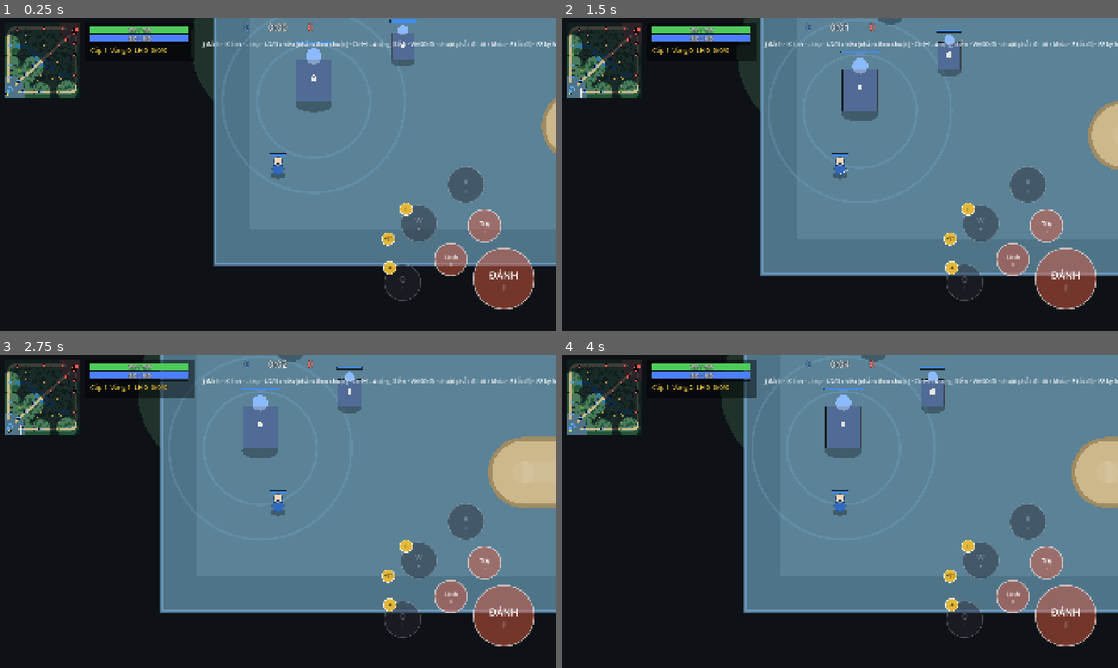
Above: before the commit, frames 1-4 (two rows, left to right).
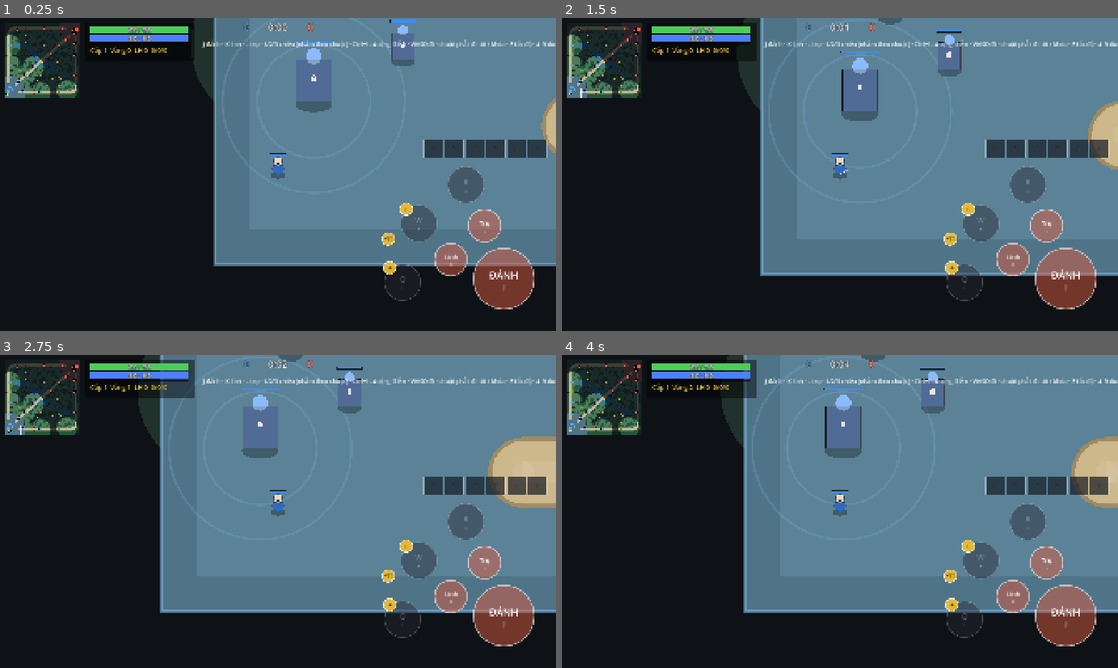
Above: after the commit, the same moments.

Repository: langhoangtien/clash-born-v2
Game: Godot game, scene res://app/match_scene.tscn
Same seed, same stepped clock (60 frames per second), same inputs: the game is played once before the commit and once after it. This scene is started directly instead of the project's main scene.
Inputs (mouse positions are in pixels of both pictures, inside the frame that each line leads up to):
- Up to frame 1 (0.25 s): no input
- Up to frame 2 (1.5 s): tap Enter at 0.5 s; drag from (656, 255) to (895, 105) at 0.52 s; drag from (1023, 237) to (812, 237) at 1.27 s
- Up to frame 3 (2.75 s): move the mouse to (461, 574) at 2.02 s; hold D from 2.03 s (still down); tap 6 at 2.1 s; click (461, 574) at 2.17 s; tap 7 at 2.3 s
- Up to frame 4 (4 s): release D at 2.75 s; drag from (606, 398) to (673, 464) at 2.77 s; move the mouse to (1006, 558) at 3.52 s; hold A from 3.53 s (still down); tap 8 at 3.6 s; click (1006, 558) at 3.67 s; tap 9 at 3.8 s

The runs differ from the first frame. In frame 1, 1.2% of the frame differs, in the area x 76-100%, y 7-45%; in frame 2, 1.2%; in frame 3, 1.2%; in frame 4, 1.2%.

Commit message:
M6.5a: ô đồ và dùng đồ (ITM-01..04, ITM-07/08, D-85)
- Items/ItemInstance: 6 ô, chỉ số theo ô (D-55), bị động một bản theo loại, hồi chiêu chung, charges
- dùng đồ = CAST ô 10+k; Rules.can_use_item (câm lặng không chặn)
- HUD ItemButtons (chạm để dùng), phím 4–9
- 475 test xanh (+7)

Co-Authored-By: Claude Opus 5.5 <noreply@anthropic.com>
Claude-Session: https://claude.ai/code/session_01U9XXiwXKA4KHDW2xJbUPmE

Diff:
--- a/app/match_scene.gd
+++ b/app/match_scene.gd
@@ -11,7 +11,7 @@
 const ATTACK_KEYS: Array[Key] = [KEY_J, KEY_K, KEY_L]
 const SPEEDS: Array[int] = [1, 2, 4, 8]
 const MENU_SCENE: String = "res://app/main.tscn"
-const HELP: String = "J đánh · K lính · L trụ · 1/2/3 chiêu (nhắm theo chuột) · Ctrl+1..4 cộng điểm · WASD đi · chuột phải: đi tới / khóa · F tốc độ · F2 ký hiệu map · Esc"
+const HELP: String = "J đánh · K lính · L trụ · 1/2/3 chiêu (nhắm theo chuột) · Ctrl+1..4 cộng điểm · WASD đi · chuột phải: đi tới / khóa · F tốc độ · 4–9 dùng đồ · F2 ký hiệu map · Esc"
 
 @onready var map_view: MapView = $MapView
 @onready var units_view: UnitsView = $UnitsView
@@ -73,6 +73,11 @@
 	skills.buttons = skill_buttons
 	skills.indicator = aim_indicator
 	skills.talents = talent_panel
+	var item_buttons: ItemButtons = ItemButtons.new()
+	item_buttons.name = "ItemButtons"
+	$Hud.add_child(item_buttons)
+	item_buttons.set_anchors_and_offsets_preset(Control.PRESET_FULL_RECT)
+	skills.items = item_buttons
 	skills.connect_signals()
 	match_hud.world = world
 	buff_bar.world = world
--- a/app/skill_controls.gd
+++ b/app/skill_controls.gd
@@ -14,6 +14,7 @@
 var buttons: SkillButtons
 var indicator: AimIndicator
 var talents: TalentPanel
+var items: ItemButtons
 
 
 func connect_signals() -> void:
@@ -23,6 +24,8 @@
 	buttons.level_pressed.connect(func(i: int) -> void: level_up(LEVEL_SLOTS[i]))
 	talents.chosen.connect(func(slot: int) -> void: world.submit(Command.choose_talent(hero.id, slot)))
 	talents.visible = false
+	if items != null:
+		items.item_tapped.connect(func(i: int) -> void: input.press_skill(Items.SLOT_BASE + i))  # ITM-07
 
 
 func level_up(slot: int) -> void:
@@ -47,6 +50,8 @@
 		talents.visible = false
 	if indicator.active:
 		indicator.origin = hero.position
+	if items != null:
+		_refresh_items()
 
 
 func talent_options() -> Array:
@@ -73,7 +78,27 @@
 
 
 ## Phím: 1/2/3 tung vào con trỏ; Ctrl + 1..4 nâng điểm. Trả về true nếu đã xử lý.
+## Ô đồ: [tên tắt, giây hồi, số lần dùng, chủ động, dùng được] (ItemButtons).
+func _refresh_items() -> void:
+	var list: Array[ItemInstance] = Items.slots(hero)
+	for i: int in range(Items.SLOTS):
+		var it: ItemInstance = list[i]
+		if it == null:
+			items.item_view[i] = []
+			continue
+		var a: AbilityInstance = it.ability
+		var active: bool = a != null and a.def.targeting != AbilityDef.Targeting.PASSIVE
+		var cd: float = maxf(0.0, (a.ready_tick - world.tick) * SimClock.TICK_SECONDS) if a != null else 0.0
+		var ok: bool = active and Abilities.problem(world, hero, a) == Abilities.Problem.NONE
+		items.item_view[i] = [ItemButtons.short_name(it.def.display_name), cd, it.charges if it.def.charges > 0 else -1, active, ok]
+	items.queue_redraw()
+
+
 func handle_key(key: InputEventKey, cursor: Vector2) -> bool:
+	var item_key: int = [KEY_4, KEY_5, KEY_6, KEY_7, KEY_8, KEY_9].find(key.keycode)
+	if item_key >= 0 and not key.ctrl_pressed:
+		input.press_skill_at(Items.SLOT_BASE + item_key, cursor)  # ITM-07: phím 4–9
+		return true
 	var index: int = [KEY_1, KEY_2, KEY_3, KEY_4].find(key.keycode)
 	if index < 0:
 		return false
--- a/sim/abilities/abilities.gd
+++ b/sim/abilities/abilities.gd
@@ -21,6 +21,8 @@
 
 
 static func of(e: Entity, slot: int) -> AbilityInstance:
+	if slot >= Items.SLOT_BASE:
+		return Items.ability_at(e, slot)  # ITM-07
 	for a: AbilityInstance in e.abilities:
 		if a.slot == slot:
 			return a
@@ -73,6 +75,7 @@
 static func context(e: Entity, a: AbilityInstance, target: Entity) -> ExprContext:
 	var ctx: ExprContext = ExprContext.make(e, target, values(e, a))
 	ctx.ability = a.def
+	ctx.item_slot = a.item_index + 1
 	return ctx
 
 
@@ -80,7 +83,7 @@
 static func problem(world: World, e: Entity, a: AbilityInstance) -> Problem:
 	if a == null or a.rank <= 0:
 		return Problem.NOT_LEARNED
-	if a.def.targeting == AbilityDef.Targeting.PASSIVE or not Rules.can_cast(e):
+	if a.def.targeting == AbilityDef.Targeting.PASSIVE or not (Rules.can_use_item(e) if a.item_index >= 0 else Rules.can_cast(e)):
 		return Problem.CANNOT_CAST
 	if world.tick < a.ready_tick:
 		return Problem.ON_COOLDOWN
--- a/sim/abilities/ability_instance.gd
+++ b/sim/abilities/ability_instance.gd
@@ -12,3 +12,5 @@
 ## TAL: talent của kỹ năng này đã chọn; bản hiệu ứng đã vá theo talent (TAL-02c), nhớ theo hiệu ứng gốc.
 var talent_active: bool = false
 var patched: Dictionary[EffectDef, EffectDef] = {}
+## ITM-07: chỉ số ô đồ (0..5) nếu là kỹ năng của món đồ, -1 nếu là kỹ năng hero.
+var item_index: int = -1
--- a/sim/effects/action_runner.gd
+++ b/sim/effects/action_runner.gd
@@ -29,7 +29,7 @@
 		elif action is ApplyEffectAction:
 			var a: ApplyEffectAction = action
 			var duration: String = "" if a.duration.is_empty() else str(ExprEval.evaluate(a.duration, ctx))
-			Effects.apply(world, receiver, a.effect, ctx.owner, ctx.values, duration, 0, _pierces(ctx))
+			Effects.apply(world, receiver, a.effect, ctx.owner, ctx.values, duration, ctx.item_slot, _pierces(ctx))
 		elif action is RemoveEffectAction:
 			for inst: EffectInstance in receiver.effects.duplicate():
 				if inst.def == (action as RemoveEffectAction).effect:
--- a/sim/effects/expr_context.gd
+++ b/sim/effects/expr_context.gd
@@ -19,6 +19,8 @@
 var ability: AbilityDef
 ## Vùng giảm dần (AreaAction.falloff): hệ số nhân sát thương cho đơn vị này.
 var scale: float = 1.0
+## ITM-07 / D-55: ô đồ (1..6) của kỹ năng đang chạy, 0 = không phải đồ.
+var item_slot: int = 0
 
 
 static func make(p_owner: Entity, p_target: Entity = null, p_values: Dictionary = {}) -> ExprContext:
@@ -44,4 +46,5 @@
 	c.direction = direction
 	c.ability = ability
 	c.scale = scale
+	c.item_slot = item_slot
 	return c
--- /dev/null
+++ b/sim/items/item_instance.gd
@@ -0,0 +1,15 @@
+class_name ItemInstance
+extends RefCounted
+## Một món đồ trong ô (ITM-01, ITM-07).
+
+var def: ItemDef
+## Chỉ số ô 0..5 (hiển thị và `item_slot` = index + 1).
+var index: int
+## Số lần dùng còn lại (`def.charges` > 0 mới có ý nghĩa).
+var charges: int = 0
+## Nguồn modifier chỉ số của món (World.next_serial).
+var serial: int
+## Kỹ năng của món (chủ động hoặc bị động), luôn rank 1; null nếu món không có kỹ năng.
+var ability: AbilityInstance
+## Tick mua (bán hoàn đủ trong thời gian ngắn, SHOP).
+var bought_tick: int = 0
--- /dev/null
+++ b/sim/items/items.gd
@@ -0,0 +1,116 @@
+class_name Items
+extends RefCounted
+## Ô đồ của đơn vị (ITM-01..08): thêm / bỏ món, chỉ số, bị động một bản cho mỗi loại, hồi
+## chiêu chung, số lần dùng. Lệnh dùng đồ là CAST với ô kỹ năng SLOT_BASE + chỉ số ô.
+
+const SLOTS: int = 6
+## Ô kỹ năng của món ở ô đồ k (0..5) trong Command.cast: SLOT_BASE + k.
+const SLOT_BASE: int = 10
+
+
+static func slots(e: Entity) -> Array[ItemInstance]:
+	while e.items.size() < SLOTS:
+		e.items.append(null)
+	return e.items
+
+
+## Cho món vào ô trống đầu tiên; trả về chỉ số ô hoặc -1 nếu đầy.
+static func give(world: World, e: Entity, def: ItemDef) -> int:
+	var list: Array[ItemInstance] = slots(e)
+	var index: int = list.find(null)
+	if index < 0:
+		return -1
+	var it: ItemInstance = ItemInstance.new()
+	it.def = def
+	it.index = index
+	it.charges = def.charges
+	it.serial = world.next_serial()
+	it.bought_tick = world.tick
+	if def.ability != null:
+		var a: AbilityInstance = AbilityInstance.new()
+		a.def = def.ability
+		a.slot = AbilityDef.Slot.ITEM
+		a.rank = 1
+		a.item_index = index
+		a.ready_tick = _shared_ready(e, def)
+		it.ability = a
+	list[index] = it
+	for m: ModifierDef in def.modifiers:
+		var ctx: ExprContext = ExprContext.make(e, e, {})
+		e.stats.add_modifier(StatModifier.make(StatId.from_name(m.stat), m.op, ExprEval.evaluate(m.value, ctx), it.serial, m.unique_group, index + 1))
+	refresh_passives(world, e)
+	return index
+
+
+static func remove(world: World, e: Entity, index: int) -> ItemDef:
+	var list: Array[ItemInstance] = slots(e)
+	var it: ItemInstance = list[index]
+	if it == null:
+		return null
+	if it.ability != null:
+		_clear_passive(world, e, it.ability)
+	e.stats.remove_source(it.serial)
+	list[index] = null
+	refresh_passives(world, e)
+	return it.def
+
+
+## ITM-04/07: mỗi loại món chỉ món ở ô cao nhất áp bị động (on_learn).
+static func refresh_passives(world: World, e: Entity) -> void:
+	var holder: Dictionary[StringName, ItemInstance] = {}
+	for it: ItemInstance in slots(e):
+		if it != null and it.ability != null and not it.def.ability.on_learn.is_empty():
+			holder[it.def.id] = it
+	for it: ItemInstance in slots(e):
+		if it == null or it.ability == null or it.def.ability.on_learn.is_empty():
+			continue
+		var keep: bool = holder[it.def.id] == it
+		if keep and it.ability.learned_effects.is_empty():
+			var before: Array[EffectInstance] = e.effects.duplicate()
+			ActionRunner.run(world, it.def.ability.on_learn, Abilities.context(e, it.ability, e), e.id)
+			for inst: EffectInstance in e.effects:
+				if not before.has(inst):
+					it.ability.learned_effects.append(inst)
+		elif not keep:
+			_clear_passive(world, e, it.ability)
+
+
+static func _clear_passive(world: World, e: Entity, a: AbilityInstance) -> void:
+	for inst: EffectInstance in a.learned_effects:
+		Effects.remove(world, e, inst, &"removed")
+	a.learned_effects.clear()
+
+
+## Kỹ năng của món ở ô kỹ năng `slot` (SLOT_BASE + k), null nếu không có.
+static func ability_at(e: Entity, slot: int) -> AbilityInstance:
+	var k: int = slot - SLOT_BASE
+	if k < 0 or k >= e.items.size() or e.items[k] == null:
+		return null
+	return e.items[k].ability
+
+
+## ITM-04/07: sau khi dùng — hồi chiêu chung cho mọi món cùng loại, trừ một lần dùng.
+static func after_use(e: Entity, a: AbilityInstance) -> void:
+	var it: ItemInstance = e.items[a.item_index]
+	for other: ItemInstance in slots(e):
+		if other != null and other.ability != null and other.def.id == it.def.id:
+			other.ability.ready_tick = a.ready_tick
+	if it.def.charges > 0:
+		it.charges -= 1
+
+
+## Món hết lần dùng thì bỏ khỏi ô (gọi sau khi chiêu đã chạy).
+static func drop_spent(world: World, e: Entity, a: AbilityInstance) -> void:
+	if a.item_index < 0 or a.item_index >= e.items.size():
+		return
+	var it: ItemInstance = e.items[a.item_index]
+	if it != null and it.ability == a and it.def.charges > 0 and it.charges <= 0:
+		remove(world, e, a.item_index)
+
+
+static func _shared_ready(e: Entity, def: ItemDef) -> int:
+	var ready: int = 0
+	for other: ItemInstance in slots(e):
+		if other != null and other.ability != null and other.def.id == def.id:
+			ready = maxi(ready, other.ability.ready_tick)
+	return ready
--- a/sim/rules.gd
+++ b/sim/rules.gd
@@ -62,6 +62,11 @@
 	return e.alive and e.dash == null and e.states & (1 << UnitState.Id.STUNNED | 1 << UnitState.Id.SILENCED | 1 << UnitState.Id.HEXED) == 0
 
 
+## ITM-03/08: dùng đồ — không bị câm lặng chặn; choáng, biến hình, lướt, chết thì không.
+static func can_use_item(e: Entity) -> bool:
+	return e.alive and e.dash == null and e.states & (1 << UnitState.Id.STUNNED | 1 << UnitState.Id.HEXED) == 0
+
+
 ## ST-07, 11: hệ số sát thương nhận theo loại (sau giáp, trước khiên).
 ## PRI-05: INVULNERABLE → miễn theo loại (GHOST, MAGIC_IMMUNE; `pierces` bỏ qua đúng bước miễn phép).
 static func damage_factor(world: World, target: Entity, type: DamageFormulas.DamageType, pierces: bool = false) -> float:
--- a/sim/systems/ability_system.gd
+++ b/sim/systems/ability_system.gd
@@ -33,6 +33,8 @@
 			return  # MovementSystem đưa tới tầm
 	e.mana -= Abilities.value(e, a, &"mana")
 	a.ready_tick = world.tick + SimClock.seconds_to_ticks(Abilities.value(e, a, &"cooldown"))
+	if a.item_index >= 0:
+		Items.after_use(e, a)  # ITM-04/07
 	var c: CastState = CastState.new()
 	c.ability = a
 	c.target_id = target.id if target != null else -1
@@ -49,7 +51,8 @@
 
 
 func _continue(world: World, e: Entity) -> void:
-	if not Rules.can_cast(e):
+	var allowed: bool = Rules.can_use_item(e) if e.cast.ability.item_index >= 0 else Rules.can_cast(e)  # ITM-08
+	if not allowed:
 		_end(e, true)  # ABL-03: hủy, không hoàn mana
 	elif world.tick >= e.cast.release_tick:
 		_release(world, e)
@@ -66,6 +69,7 @@
 	ctx.direction = c.direction if c.direction != Vector2.ZERO else e.facing
 	ActionRunner.run(world, Abilities.cast_actions(c.ability), ctx, e.id)
 	world.emit(&"ability_finished", e.id, c.target_id, c.ability.slot)
+	Items.drop_spent(world, e, c.ability)  # ITM-07
 	_end(e, false)
 
 
--- a/sim/world/entity.gd
+++ b/sim/world/entity.gd
@@ -89,6 +89,8 @@
 var dash: DashState
 ## ABL-10: đang bị đẩy lùi (KnockbackSystem), null nếu không.
 var knockback: KnockbackState
+## ITM-01: 6 ô đồ (null = trống); Items quản lý.
+var items: Array[ItemInstance] = []
 ## Kỹ năng (ABL) và chiêu đang tung (AbilitySystem ghi).
 var abilities: Array[AbilityInstance] = []
 var cast: CastState
--- a/sim/world/world.gd
+++ b/sim/world/world.gd
@@ -206,6 +206,9 @@
 			ctx.update(e.stats.values().to_byte_array())
 		for a: AbilityInstance in e.abilities:
 			ctx.update(PackedInt64Array([a.slot, a.rank, a.ready_tick]).to_byte_array())
+		for it: ItemInstance in e.items:
+			if it != null:
+				ctx.update(PackedInt64Array([it.index, it.def.id.hash(), it.charges, it.ability.ready_tick if it.ability != null else -1]).to_byte_array())
 		if e.knockback != null:
 			ctx.update(PackedFloat64Array([e.knockback.direction.x, e.knockback.direction.y, e.knockback.per_tick, e.knockback.end_tick]).to_byte_array())
 		if e.dash != null:
--- /dev/null
+++ b/tests/sim/items/test_items.gd
@@ -0,0 +1,138 @@
+extends TestCase
+## M6.5a: ô đồ, chỉ số, bị động, chủ động, hồi chiêu chung, số lần dùng (ITM-01..04, 07, 08).
+
+const MAP_PATH: String = "res://data/maps/clashborn.tres"
+const BALANCE_PATH: String = "res://content/balance/balance_settings.tres"
+const EPS: float = 0.01
+
+static var _map: MapLayout
+static var _lib: ContentLibrary
+
+
+func _world() -> World:
+	if _map == null:
+		_map = load(MAP_PATH) as MapLayout
+		_lib = ContentLibrary.load_dir()
+	var w: World = World.new(1, load(BALANCE_PATH) as BalanceSettings)
+	w.map = _map
+	w.add_system(MovementSystem.new(), World.Phase.MOVEMENT)
+	MatchSetup.add_vision(w)
+	return w
+
+
+func _center() -> Vector2:
+	return _map.world_size() * 0.5 + Vector2(-900, 900)
+
+
+func _hero(w: World, team: int = 0, at: Vector2 = Vector2.INF) -> Entity:
+	var p: Vector2 = at if at.is_finite() else _center()
+	return UnitFactory.hero(w, _lib.heroes[&"brakk"], team, w.navigation(32.0).nearest_clear(p))
+
+
+func _item(id: StringName) -> ItemDef:
+	return _lib.items[id]
+
+
+func _count(e: Entity, id: StringName) -> int:
+	return e.effects.filter(func(i: EffectInstance) -> bool: return i.def.id == id).size()
+
+
+func _reject(w: World, c: Command) -> Command.Reject:
+	w.submit(c)
+	w.step()
+	return w.rejected_commands[0].reject_reason if not w.rejected_commands.is_empty() else Command.Reject.NONE
+
+
+func test_ITM_01_six_slots_and_stats_as_modifiers() -> void:
+	var w: World = _world()
+	var h: Entity = _hero(w)
+	var hp: float = h.stats.get_stat(StatId.Id.MAX_HP)
+	assert_eq(Items.give(w, h, _item(&"frost_orb")), 0, "vào ô trống đầu tiên")
+	h.stats.recompute()
+	assert_true(h.stats.get_stat(StatId.Id.MAX_HP) > hp + 250.0, "+250 máu và +10 sức mạnh")
+	for i: int in range(5):
+		assert_eq(Items.give(w, h, _item(&"reveal_dust")), i + 1)
+	assert_eq(Items.give(w, h, _item(&"reveal_dust")), -1, "6 ô đầy thì không nhận thêm")
+	Items.remove(w, h, 0)
+	h.stats.recompute()
+	assert_near(h.stats.get_stat(StatId.Id.MAX_HP), hp, EPS, "bỏ đồ thì mất chỉ số")
+	assert_eq(Items.give(w, h, _item(&"stun_hammer")), 0, "ô trống được dùng lại")
+
+
+func test_ITM_04_07_duplicate_passive_applies_once_highest_slot_keeps_it() -> void:
+	var w: World = _world()
+	var h: Entity = _hero(w)
+	Items.give(w, h, _item(&"stun_hammer"))
+	assert_eq(_count(h, &"stun_hammer_passive"), 1, "bị động của đồ")
+	Items.give(w, h, _item(&"stun_hammer"))
+	assert_eq(_count(h, &"stun_hammer_passive"), 1, "hai món cùng loại: bị động chỉ một bản")
+	var holder: EffectInstance = h.effects.filter(func(i: EffectInstance) -> bool: return i.def.id == &"stun_hammer_passive")[0]
+	assert_eq(holder.item_slot, 2, "món ở ô cao nhất giữ bị động")
+	Items.remove(w, h, 1)
+	assert_eq(_count(h, &"stun_hammer_passive"), 1, "bỏ món giữ bị động thì món còn lại nhận")
+	Items.remove(w, h, 0)
+	assert_eq(_count(h, &"stun_hammer_passive"), 0)
+
+
+func test_ITM_03_08_active_item_usable_when_silenced_not_when_stunned_or_hexed() -> void:
+	var w: World = _world()
+	var h: Entity = _hero(w)
+	var foe: Entity = _hero(w, 1, _center() + Vector2(300, 0))
+	Items.give(w, h, _item(&"ghost_scepter"))
+	Effects.apply(w, h, _lib.effects[&"silence"], foe, {}, "5")
+	assert_eq(_reject(w, Command.cast(h.id, Items.SLOT_BASE)), Command.Reject.NONE, "câm lặng không chặn đồ")
+	w.step()
+	assert_true(Rules.has_state(h, UnitState.Id.GHOST), "Gậy Hồn Ma: GHOST")
+	var g: World = _world()
+	var h2: Entity = _hero(g)
+	var foe2: Entity = _hero(g, 1, _center() + Vector2(300, 0))
+	Items.give(g, h2, _item(&"ghost_scepter"))
+	Effects.apply(g, h2, _lib.effects[&"stun"], foe2, {}, "2")
+	assert_eq(_reject(g, Command.cast(h2.id, Items.SLOT_BASE)), Command.Reject.CANNOT_CAST, "choáng thì không dùng được")
+	_steps(g, 70)
+	Effects.apply(g, h2, _lib.effects[&"hex"], foe2, {}, "2")
+	assert_eq(_reject(g, Command.cast(h2.id, Items.SLOT_BASE)), Command.Reject.CANNOT_CAST, "biến hình thì không dùng được")
+
+
+func test_ITM_04_same_items_share_cooldown() -> void:
+	var w: World = _world()
+	var h: Entity = _hero(w)
+	Items.give(w, h, _item(&"ghost_scepter"))
+	Items.give(w, h, _item(&"ghost_scepter"))
+	w.submit(Command.cast(h.id, Items.SLOT_BASE))
+	_steps(w, 2)
+	assert_eq(_reject(w, Command.cast(h.id, Items.SLOT_BASE + 1)), Command.Reject.ON_COOLDOWN, "món cùng loại cũng vào hồi chiêu")
+	var a: AbilityInstance = Abilities.of(h, Items.SLOT_BASE + 1)
+	assert_eq(a.ready_tick - w.tick, 22 * 30 - 2, "hồi 22 s")
+
+
+func test_ITM_07_charges_then_item_disappears() -> void:
+	var w: World = _world()
+	var h: Entity = _hero(w)
+	var foe: Entity = _hero(w, 1, _center() + Vector2(600, 0))
+	Effects.apply(w, foe, _lib.effects[&"shadow_veil"], foe, {&"fade_in": 0.0, &"move_bonus": 0.0}, "60")
+	var slot: int = Items.give(w, h, _item(&"reveal_dust"))
+	w.step()
+	assert_false(Rules.is_visible(0, foe))
+	w.submit(Command.cast(h.id, Items.SLOT_BASE + slot))
+	_steps(w, 2)
+	assert_true(Rules.is_visible(0, foe), "Bột Lộ Diện: lộ kẻ tàng hình trong 900")
+	assert_eq(h.items[slot].charges, 1, "còn 1 lần dùng")
+	Abilities.of(h, Items.SLOT_BASE + slot).ready_tick = 0
+	w.submit(Command.cast(h.id, Items.SLOT_BASE + slot))
+	_steps(w, 2)
+	assert_true(h.items[slot] == null, "hết lần dùng thì món biến mất")
+
+
+func test_D_30_items_in_hash() -> void:
+	var w: World = _world()
+	var h: Entity = _hero(w)
+	var slot: int = Items.give(w, h, _item(&"reveal_dust"))
+	var hash1: PackedByteArray = w.state_hash()
+	h.items[slot].charges -= 1
+	assert_true(w.state_hash() != hash1)
+
+
+func _steps(w: World, n: int) -> void:
+	for i: int in range(n):
+		w.step()
--- /dev/null
+++ b/tests/view/test_item_buttons.gd
@@ -0,0 +1,20 @@
+extends TestCase
+## M6.5a: hàng ô đồ trên HUD (ITM-01, ITM-07).
+
+
+func test_ITM_07_item_buttons_tap_only_active_ready_slots() -> void:
+	var b: ItemButtons = ItemButtons.new()
+	b.size = Vector2(1920, 1080)
+	var got: Array[int] = []
+	b.item_tapped.connect(func(i: int) -> void: got.append(i))
+	b.item_view = [["GH", 0.0, -1, true, true], ["BC", 0.0, -1, false, false], [], [], [], []]
+	for i: int in range(3):
+		var ev: InputEventScreenTouch = InputEventScreenTouch.new()
+		ev.pressed = true
+		ev.position = b.slot_rect(i).get_center()
+		b._gui_input(ev)
+	assert_eq(got, [0], "chỉ ô có món chủ động dùng được mới báo")
+	assert_eq(b.slot_at(b.slot_rect(5).get_center()), 5)
+	assert_eq(b.slot_at(Vector2(10, 10)), -1)
+	assert_eq(ItemButtons.short_name("Gậy Hồn Ma"), "GH")
+	b.free()
--- /dev/null
+++ b/view/hud/item_buttons.gd
@@ -0,0 +1,76 @@
+class_name ItemButtons
+extends Control
+## Hàng 6 ô đồ phía trên cụm nút chiêu (M6.5a, ITM-01). Ô có món chủ động: chạm để dùng
+## (tự nhắm như chạm nút chiêu). Hiện tên tắt, giây hồi, số lần dùng. Chỉ báo bằng tín hiệu.
+
+const SIDE: float = 64.0
+const GAP: float = 8.0
+## Góc trên trái của hàng, tính từ góc dưới phải khung.
+const OFFSET: Vector2 = Vector2(6 * (64.0 + 8.0) + 24.0, 660.0)
+
+signal item_tapped(index: int)
+
+## APP đặt mỗi khung, mỗi ô: [] nếu trống, hoặc [tên tắt, giây hồi, số lần dùng (-1 = không), chủ động, dùng được].
+var item_view: Array = [[], [], [], [], [], []]
+
+
+func slot_rect(i: int) -> Rect2:
+	var origin: Vector2 = size - OFFSET
+	return Rect2(origin + Vector2(i * (SIDE + GAP), 0), Vector2(SIDE, SIDE))
+
+
+func slot_at(local: Vector2) -> int:
+	for i: int in range(6):
+		if slot_rect(i).has_point(local):
+			return i
+	return -1
+
+
+func _has_point(point: Vector2) -> bool:
+	return slot_at(point) >= 0
+
+
+func _gui_input(event: InputEvent) -> void:
+	var pressed: bool = (event is InputEventScreenTouch and (event as InputEventScreenTouch).pressed) \
+		or (event is InputEventMouseButton and (event as InputEventMouseButton).pressed and (event as InputEventMouseButton).button_index == MOUSE_BUTTON_LEFT)
+	if pressed:
+		var i: int = slot_at((event as InputEventFromWindow).position if event is InputEventMouseButton else (event as InputEventScreenTouch).position)
+		if i >= 0 and item_view[i].size() > 0 and item_view[i][3]:
+			item_tapped.emit(i)
+		accept_event()
+
+
+func _draw() -> void:
+	var font: Font = ThemeDB.fallback_font
+	for i: int in range(6):
+		var r: Rect2 = slot_rect(i)
+		var view: Array = item_view[i]
+		draw_rect(r, Color(0.08, 0.1, 0.14, 0.7))
+		draw_rect(r, Color(1, 1, 1, 0.35), false, 2.0)
+		if view.is_empty():
+			_label(font, r.get_center(), str(i + 4), 16, Color(1, 1, 1, 0.25))
+			continue
+		var active: bool = view[3]
+		var ready: bool = view[4]
+		draw_rect(r.grow(-3), Color(0.25, 0.4, 0.6, 0.8) if active and ready else Color(0.22, 0.24, 0.3, 0.8))
+		_label(font, r.get_center() - Vector2(0, 6), view[0], 18, Color.WHITE)
+		if view[1] > 0.0:
+			_label(font, r.get_center() + Vector2(0, 16), "%d" % ceili(view[1]), 18, Color(1, 0.85, 0.3))
+		if view[2] >= 0:
+			_label(font, r.position + Vector2(SIDE - 10, SIDE - 10), str(view[2]), 14, Color(1, 1, 0.6))
+		_label(font, r.position + Vector2(9, 10), str(i + 4), 12, Color(1, 1, 1, 0.5))
+
+
+func _label(font: Font, center: Vector2, text: String, font_size: int, color: Color) -> void:
+	var w: float = font.get_string_size(text, HORIZONTAL_ALIGNMENT_LEFT, -1, font_size).x
+	draw_string_outline(font, center + Vector2(-w * 0.5, font_size * 0.35), text, HORIZONTAL_ALIGNMENT_LEFT, -1, font_size, 4, Color(0, 0, 0, 0.8))
+	draw_string(font, center + Vector2(-w * 0.5, font_size * 0.35), text, HORIZONTAL_ALIGNMENT_LEFT, -1, font_size, color)
+
+
+## Tên tắt từ tên hiển thị: chữ đầu của tối đa hai từ (vd "Gậy Hồn Ma" → "GH").
+static func short_name(name: String) -> String:
+	var parts: PackedStringArray = name.split(" ", false)
+	var out: String = ""
+	for p: String in parts.slice(0, 2):
+		out += p.substr(0, 1).to_upper()
+	return out
Not shown, added: sim/items/item_instance.gd.uid
Not shown, added: sim/items/items.gd.uid
Not shown, added: tests/sim/items/test_items.gd.uid
Not shown, added: tests/view/test_item_buttons.gd.uid
Not shown, added: view/hud/item_buttons.gd.uid
Not shown, changed: docs/DECISIONS.md
Not shown, changed: docs/GAME_RULES.md
Not shown, changed: docs/ROADMAP.md
